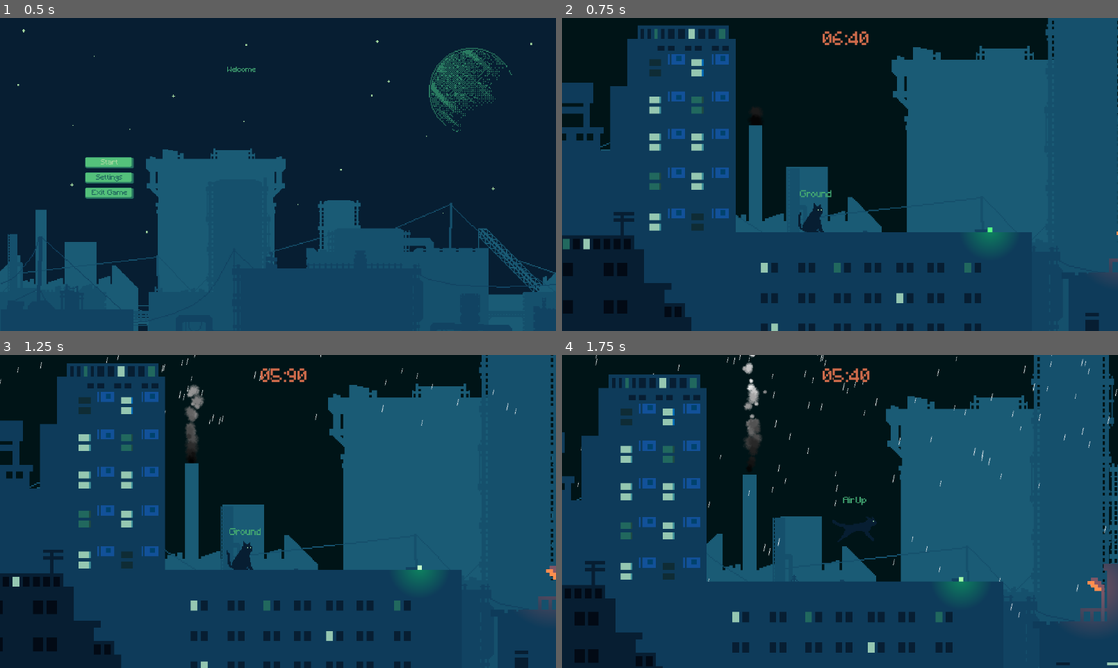
Above: before the commit, frames 1-4 (two rows, left to right).
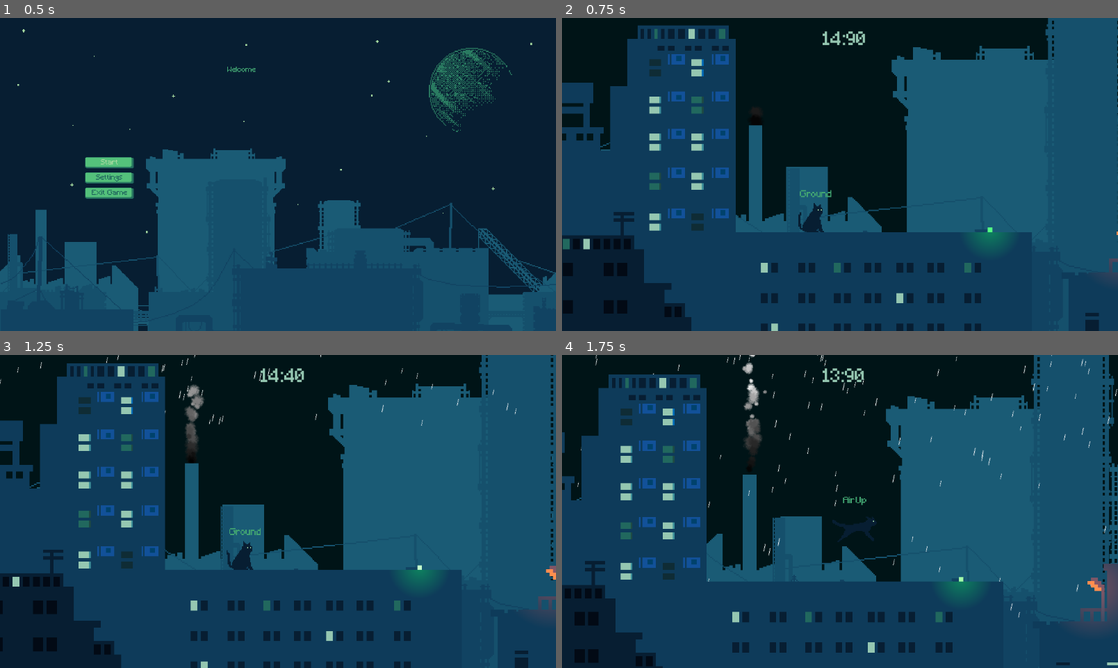
Above: after the commit, the same moments.

Repository: DEVizzent/mermelada-jam-2023
Game: Godot game, scene res://Inicio/StartMenu.tscn
Same seed, same stepped clock (60 frames per second), same inputs: the game is played once before the commit and once after it.
Inputs (mouse positions are in pixels of both pictures, inside the frame that each line leads up to):
- Up to frame 1 (0.5 s): no input
- Up to frame 2 (0.75 s): click "Start" at 0.5 s
- Up to frame 3 (1.25 s): no input
- Up to frame 4 (1.75 s): move the mouse to (962, 495) at 1.27 s; hold Right (ui_right) from 1.28 s (still down); click (962, 495) at 1.42 s; tap Space (jump) at 1.52 s

Frame 1 is identical in both runs. In frame 2, 0.3% of the frame differs, in the area x 46-56%, y 4-9%; in frame 3, 0.3%; in frame 4, 0.3%.

Commit message:
bloque reohutilitables, ahora esta aacito el levl 1 al iniciar

Diff:
--- a/FinishCats/finish_cats.tscn
+++ b/FinishCats/finish_cats.tscn
@@ -1,7 +1,7 @@
 [gd_scene load_steps=139 format=3 uid="uid://d2iacsk4tnmw"]
 
-[ext_resource type="Texture2D" uid="uid://l52sp2ahjcht" path="res://Levels/Level1/Assets/lying-cat1.png" id="1_aapup"]
-[ext_resource type="Texture2D" uid="uid://diucnkaj2xmjn" path="res://Levels/Level1/Assets/lying-cat2.png" id="2_ap0ud"]
+[ext_resource type="Texture2D" uid="uid://l52sp2ahjcht" path="res://Levels/Assets/lying-cat1.png" id="1_aapup"]
+[ext_resource type="Texture2D" uid="uid://diucnkaj2xmjn" path="res://Levels/Assets/lying-cat2.png" id="2_ap0ud"]
 
 [sub_resource type="AtlasTexture" id="AtlasTexture_uplc5"]
 atlas = ExtResource("1_aapup")
--- a/Inicio/StartMenu.tscn
+++ b/Inicio/StartMenu.tscn
@@ -3,10 +3,10 @@
 [ext_resource type="Script" path="res://Inicio/StartMenu.gd" id="1_keq2j"]
 [ext_resource type="Script" path="res://Inicio/ButtonJumpScene.gd" id="1_wqmyn"]
 [ext_resource type="PackedScene" uid="uid://cl4ayh8478a6v" path="res://Settings/Settings.tscn" id="2_4tn62"]
-[ext_resource type="PackedScene" uid="uid://ch4qu2cv74nik" path="res://Levels/Level1/Level1.tscn" id="2_26uak"]
 [ext_resource type="Texture2D" uid="uid://ccxvwsthy6mhk" path="res://Inicio/Background.png" id="2_mt6pw"]
-[ext_resource type="Theme" uid="uid://cjtm05baiqrbl" path="res://Settings/ButtonTheme.tres" id="4_cceg4"]
+[ext_resource type="Theme" uid="uid://b0exg8l2a4x7f" path="res://Settings/ButtonTheme.tres" id="4_cceg4"]
 [ext_resource type="AudioStream" uid="uid://c3b4wpj0lnnj1" path="res://Inicio/Menu.wav" id="5_qw5x1"]
+[ext_resource type="PackedScene" uid="uid://yhc18mcq1uk7" path="res://Levels/Level2/Level2.tscn" id="6_slwkk"]
 
 [node name="StartMenu" type="Node2D"]
 script = ExtResource("1_keq2j")
@@ -44,7 +44,7 @@
 layout_mode = 2
 text = "Start"
 script = ExtResource("1_wqmyn")
-nextScene = ExtResource("2_26uak")
+nextScene = ExtResource("6_slwkk")
 
 [node name="SettingsButton" type="Button" parent="CenterContainer/VBoxContainer"]
 layout_mode = 2
--- /dev/null
+++ b/Levels/BloquesReutilizables/bloque_1.tscn
@@ -0,0 +1,23 @@
+[gd_scene load_steps=3 format=3 uid="uid://m1ogxiuopf84"]
+
+[ext_resource type="Texture2D" uid="uid://c5co4d52unj43" path="res://Levels/Assets/b1.png" id="1_nvy3y"]
+[ext_resource type="PackedScene" uid="uid://dhxdgsmkhja1y" path="res://LightEnvironment/green_light.tscn" id="2_swfp0"]
+
+[node name="Bloque1" type="Node2D"]
+
+[node name="B1" type="Sprite2D" parent="."]
+position = Vector2(-27, 67)
+scale = Vector2(3, 3)
+texture = ExtResource("1_nvy3y")
+
+[node name="StaticBody2D" type="StaticBody2D" parent="."]
+position = Vector2(-27, 67)
+scale = Vector2(3, 3)
+
+[node name="CpB1" type="CollisionPolygon2D" parent="StaticBody2D"]
+visible = false
+position = Vector2(-141, -99.6667)
+scale = Vector2(0.333333, 0.333333)
+polygon = PackedVector2Array(-1, -6, 314, -8, 315, 368, 840, 368, 844, 633, 0, 630)
+
+[node name="GreenLight" parent="." instance=ExtResource("2_swfp0")]
--- /dev/null
+++ b/Levels/BloquesReutilizables/bloque_2.tscn
@@ -0,0 +1,152 @@
+[gd_scene load_steps=20 format=3 uid="uid://bonv1t645efqn"]
+
+[ext_resource type="Texture2D" uid="uid://bu8sv3c7h250f" path="res://Levels/Assets/b2.png" id="1_grpfd"]
+[ext_resource type="PackedScene" uid="uid://brr2ppmwcwy00" path="res://LightEnvironment/orange_farol.tscn" id="2_wxyph"]
+[ext_resource type="Texture2D" uid="uid://bccpcdopfv7jj" path="res://Levels/Assets/green-light-1.png" id="3_e0dhl"]
+[ext_resource type="Texture2D" uid="uid://eyxd0f56xkpy" path="res://Levels/Assets/orange-farol.png" id="4_ww6hm"]
+
+[sub_resource type="AtlasTexture" id="AtlasTexture_0srnh"]
+atlas = ExtResource("3_e0dhl")
+region = Rect2(0, 0, 8, 8)
+
+[sub_resource type="AtlasTexture" id="AtlasTexture_ttt05"]
+atlas = ExtResource("3_e0dhl")
+region = Rect2(8, 0, 8, 8)
+
+[sub_resource type="AtlasTexture" id="AtlasTexture_t2irh"]
+atlas = ExtResource("3_e0dhl")
+region = Rect2(16, 0, 8, 8)
+
+[sub_resource type="AtlasTexture" id="AtlasTexture_yrqoh"]
+atlas = ExtResource("3_e0dhl")
+region = Rect2(24, 0, 8, 8)
+
+[sub_resource type="AtlasTexture" id="AtlasTexture_m8rnm"]
+atlas = ExtResource("3_e0dhl")
+region = Rect2(32, 0, 8, 8)
+
+[sub_resource type="AtlasTexture" id="AtlasTexture_frr0f"]
+atlas = ExtResource("3_e0dhl")
+region = Rect2(40, 0, 8, 8)
+
+[sub_resource type="AtlasTexture" id="AtlasTexture_vohox"]
+atlas = ExtResource("3_e0dhl")
+region = Rect2(48, 0, 8, 8)
+
+[sub_resource type="AtlasTexture" id="AtlasTexture_svxkp"]
+atlas = ExtResource("3_e0dhl")
+region = Rect2(56, 0, 8, 8)
+
+[sub_resource type="AtlasTexture" id="AtlasTexture_ea81g"]
+atlas = ExtResource("3_e0dhl")
+region = Rect2(64, 0, 8, 8)
+
+[sub_resource type="SpriteFrames" id="SpriteFrames_w5133"]
+animations = [{
+"frames": [{
+"duration": 1.0,
+"texture": SubResource("AtlasTexture_0srnh")
+}, {
+"duration": 1.0,
+"texture": SubResource("AtlasTexture_ttt05")
+}, {
+"duration": 1.0,
+"texture": SubResource("AtlasTexture_t2irh")
+}, {
+"duration": 1.0,
+"texture": SubResource("AtlasTexture_yrqoh")
+}, {
+"duration": 1.0,
+"texture": SubResource("AtlasTexture_m8rnm")
+}, {
+"duration": 1.0,
+"texture": SubResource("AtlasTexture_frr0f")
+}, {
+"duration": 1.0,
+"texture": SubResource("AtlasTexture_vohox")
+}, {
+"duration": 1.0,
+"texture": SubResource("AtlasTexture_svxkp")
+}, {
+"duration": 1.0,
+"texture": SubResource("AtlasTexture_ea81g")
+}],
+"loop": true,
+"name": &"default",
+"speed": 12.0
+}]
+
+[sub_resource type="Gradient" id="Gradient_ngmus"]
+offsets = PackedFloat32Array(0, 0.709677)
+colors = PackedColorArray(1, 1, 1, 1, 0, 0, 0, 1)
+
+[sub_resource type="GradientTexture2D" id="GradientTexture2D_7tcdf"]
+gradient = SubResource("Gradient_ngmus")
+fill = 1
+fill_from = Vector2(0.5, 0.5)
+
+[sub_resource type="AtlasTexture" id="AtlasTexture_xcqe3"]
+atlas = ExtResource("4_ww6hm")
+region = Rect2(0, 0, 10, 26)
+
+[sub_resource type="AtlasTexture" id="AtlasTexture_0bb50"]
+atlas = ExtResource("4_ww6hm")
+region = Rect2(10, 0, 10, 26)
+
+[sub_resource type="SpriteFrames" id="SpriteFrames_ist40"]
+animations = [{
+"frames": [{
+"duration": 1.0,
+"texture": SubResource("AtlasTexture_xcqe3")
+}, {
+"duration": 1.0,
+"texture": SubResource("AtlasTexture_0bb50")
+}],
+"loop": true,
+"name": &"default",
+"speed": 8.0
+}]
+
+[node name="Bloque2" type="Node2D"]
+
+[node name="StaticBody2D" type="StaticBody2D" parent="."]
+position = Vector2(629.5, 241.2)
+scale = Vector2(3, 3)
+
+[node name="CpB2" type="CollisionPolygon2D" parent="StaticBody2D"]
+visible = false
+position = Vector2(0.166656, -16.4)
+scale = Vector2(0.333333, 0.333333)
+polygon = PackedVector2Array(-53, 15.8, -60, -84, 131, -85, 128, 15.8, 186, 16.8, 178, 207, -189, 209, -185, 136, -173, 141, -183, 17.8)
+
+[node name="B2" type="Sprite2D" parent="."]
+position = Vector2(629.5, 241.2)
+scale = Vector2(3, 3)
+texture = ExtResource("1_grpfd")
+
+[node name="OrangeFarol" parent="." instance=ExtResource("2_wxyph")]
+rotation = 3.14159
+scale = Vector2(3, -3)
+
+[node name="GreenLight2" type="AnimatedSprite2D" parent="."]
+position = Vector2(702, 103)
+sprite_frames = SubResource("SpriteFrames_w5133")
+autoplay = "default"
+
+[node name="PointLight2D" type="PointLight2D" parent="GreenLight2"]
+position = Vector2(12, -2)
+color = Color(0, 4.01176, 0.188235, 0.309804)
+texture = SubResource("GradientTexture2D_7tcdf")
+texture_scale = 1.75
+
+[node name="OrangeFarol2" type="AnimatedSprite2D" parent="."]
+position = Vector2(776, 171)
+scale = Vector2(3, 3)
+sprite_frames = SubResource("SpriteFrames_ist40")
+autoplay = "default"
+frame_progress = 0.463731
+
+[node name="PointLight2D" type="PointLight2D" parent="OrangeFarol2"]
+position = Vector2(1.33334, -7)
+color = Color(76.93, 3.55, 0.6, 0.1)
+texture = SubResource("GradientTexture2D_7tcdf")
--- /dev/null
+++ b/Levels/BloquesReutilizables/bloque_3.tscn
@@ -0,0 +1,134 @@
+[gd_scene load_steps=15 format=3 uid="uid://bg00sa1mtcdsx"]
+
+[ext_resource type="Texture2D" uid="uid://cioa2wvh8jiyk" path="res://Levels/Assets/b3.png" id="1_38ygc"]
+[ext_resource type="Texture2D" uid="uid://bccpcdopfv7jj" path="res://Levels/Assets/green-light-1.png" id="2_fpmqc"]
+
+[sub_resource type="AtlasTexture" id="AtlasTexture_0srnh"]
+atlas = ExtResource("2_fpmqc")
+region = Rect2(0, 0, 8, 8)
+
+[sub_resource type="AtlasTexture" id="AtlasTexture_ttt05"]
+atlas = ExtResource("2_fpmqc")
+region = Rect2(8, 0, 8, 8)
+
+[sub_resource type="AtlasTexture" id="AtlasTexture_t2irh"]
+atlas = ExtResource("2_fpmqc")
+region = Rect2(16, 0, 8, 8)
+
+[sub_resource type="AtlasTexture" id="AtlasTexture_yrqoh"]
+atlas = ExtResource("2_fpmqc")
+region = Rect2(24, 0, 8, 8)
+
+[sub_resource type="AtlasTexture" id="AtlasTexture_m8rnm"]
+atlas = ExtResource("2_fpmqc")
+region = Rect2(32, 0, 8, 8)
+
+[sub_resource type="AtlasTexture" id="AtlasTexture_frr0f"]
+atlas = ExtResource("2_fpmqc")
+region = Rect2(40, 0, 8, 8)
+
+[sub_resource type="AtlasTexture" id="AtlasTexture_vohox"]
+atlas = ExtResource("2_fpmqc")
+region = Rect2(48, 0, 8, 8)
+
+[sub_resource type="AtlasTexture" id="AtlasTexture_svxkp"]
+atlas = ExtResource("2_fpmqc")
+region = Rect2(56, 0, 8, 8)
+
+[sub_resource type="AtlasTexture" id="AtlasTexture_ea81g"]
+atlas = ExtResource("2_fpmqc")
+region = Rect2(64, 0, 8, 8)
+
+[sub_resource type="SpriteFrames" id="SpriteFrames_w5133"]
+animations = [{
+"frames": [{
+"duration": 1.0,
+"texture": SubResource("AtlasTexture_0srnh")
+}, {
+"duration": 1.0,
+"texture": SubResource("AtlasTexture_ttt05")
+}, {
+"duration": 1.0,
+"texture": SubResource("AtlasTexture_t2irh")
+}, {
+"duration": 1.0,
+"texture": SubResource("AtlasTexture_yrqoh")
+}, {
+"duration": 1.0,
+"texture": SubResource("AtlasTexture_m8rnm")
+}, {
+"duration": 1.0,
+"texture": SubResource("AtlasTexture_frr0f")
+}, {
+"duration": 1.0,
+"texture": SubResource("AtlasTexture_vohox")
+}, {
+"duration": 1.0,
+"texture": SubResource("AtlasTexture_svxkp")
+}, {
+"duration": 1.0,
+"texture": SubResource("AtlasTexture_ea81g")
+}],
+"loop": true,
+"name": &"default",
+"speed": 12.0
+}]
+
+[sub_resource type="Gradient" id="Gradient_ngmus"]
+offsets = PackedFloat32Array(0, 0.709677)
+colors = PackedColorArray(1, 1, 1, 1, 0, 0, 0, 1)
+
+[sub_resource type="GradientTexture2D" id="GradientTexture2D_7tcdf"]
+gradient = SubResource("Gradient_ngmus")
+fill = 1
+fill_from = Vector2(0.5, 0.5)
+
+[node name="Bloque3" type="Node2D"]
+
+[node name="StaticBody2D" type="StaticBody2D" parent="."]
+position = Vector2(1001.1, 245)
+scale = Vector2(3, 3)
+
+[node name="CpB3" type="CollisionPolygon2D" parent="StaticBody2D"]
+visible = false
+position = Vector2(4.33331, -21.3333)
+scale = Vector2(0.333333, 0.333333)
+polygon = PackedVector2Array(-39, 283, -40, -95, -82, -94, -81, -107, 55, -107, 55, -95, 43, -95, 45, 281)
+
+[node name="B3" type="Sprite2D" parent="."]
+position = Vector2(1001.1, 245)
+scale = Vector2(3, 3)
+texture = ExtResource("1_38ygc")
+
+[node name="GreenLight3" type="AnimatedSprite2D" parent="."]
+position = Vector2(976, 36)
+sprite_frames = SubResource("SpriteFrames_w5133")
+autoplay = "default"
+
+[node name="PointLight2D" type="PointLight2D" parent="GreenLight3"]
+position = Vector2(12, -2)
+color = Color(0, 4.01176, 0.188235, 0.309804)
+texture = SubResource("GradientTexture2D_7tcdf")
+texture_scale = 1.75
+
+[node name="GreenLight4" type="AnimatedSprite2D" parent="."]
+position = Vector2(1016, 36)
+sprite_frames = SubResource("SpriteFrames_w5133")
+autoplay = "default"
+
+[node name="PointLight2D" type="PointLight2D" parent="GreenLight4"]
+position = Vector2(12, -2)
+color = Color(0, 4.01176, 0.188235, 0.309804)
+texture = SubResource("GradientTexture2D_7tcdf")
+texture_scale = 1.75
+
+[node name="GreenLight5" type="AnimatedSprite2D" parent="."]
+position = Vector2(1056, 36)
+sprite_frames = SubResource("SpriteFrames_w5133")
+autoplay = "default"
+
+[node name="PointLight2D" type="PointLight2D" parent="GreenLight5"]
+position = Vector2(12, -2)
+color = Color(0, 4.01176, 0.188235, 0.309804)
+texture = SubResource("GradientTexture2D_7tcdf")
+texture_scale = 1.75
--- /dev/null
+++ b/Levels/BloquesReutilizables/bloque_final.tscn
@@ -0,0 +1,23 @@
+[gd_scene load_steps=3 format=3 uid="uid://dhcqkivmh5tqg"]
+
+[ext_resource type="Texture2D" uid="uid://mkwnuv6bundi" path="res://Levels/Assets/b4.png" id="1_j4fok"]
+[ext_resource type="PackedScene" uid="uid://d2iacsk4tnmw" path="res://FinishCats/finish_cats.tscn" id="2_vqk2g"]
+
+[node name="BloqueFinal" type="Node2D"]
+
+[node name="StaticBody2D" type="StaticBody2D" parent="."]
+position = Vector2(1495, 268)
+scale = Vector2(3, 3)
+
+[node name="CpB4" type="CollisionPolygon2D" parent="StaticBody2D"]
+visible = false
+position = Vector2(1.66666, -33.6667)
+scale = Vector2(0.333333, 0.333333)
+polygon = PackedVector2Array(-161, -16, -277, 44, -278, 219, 271, 221, 270, 43, 150, -18)
+
+[node name="B4" type="Sprite2D" parent="."]
+position = Vector2(1495, 268)
+scale = Vector2(3, 3)
+texture = ExtResource("1_j4fok")
+
+[node name="FinishCats" parent="." instance=ExtResource("2_vqk2g")]
--- a/Levels/Level1/Level1.tscn
+++ b/Levels/Level1/Level1.tscn
@@ -10,49 +10,49 @@
 [ext_resource type="PackedScene" uid="uid://bt0q7q5tfblkb" path="res://Levels/Parallax/ParallaxBackground.tscn" id="9_folwc"]
 [ext_resource type="PackedScene" uid="uid://brr2ppmwcwy00" path="res://LightEnvironment/orange_farol.tscn" id="9_rh46a"]
 [ext_resource type="PackedScene" uid="uid://dhxdgsmkhja1y" path="res://LightEnvironment/green_light.tscn" id="10_72n1b"]
-[ext_resource type="Texture2D" uid="uid://cioa2wvh8jiyk" path="res://Levels/Level1/Assets/b3.png" id="10_kjhee"]
-[ext_resource type="Texture2D" uid="uid://c5co4d52unj43" path="res://Levels/Level1/Assets/b1.png" id="10_nmo5c"]
-[ext_resource type="Texture2D" uid="uid://bu8sv3c7h250f" path="res://Levels/Level1/Assets/b2.png" id="10_oxdxp"]
-[ext_resource type="Texture2D" uid="uid://mkwnuv6bundi" path="res://Levels/Level1/Assets/b4.png" id="12_dsrjg"]
-[ext_resource type="Texture2D" uid="uid://bccpcdopfv7jj" path="res://Levels/Level1/Assets/green-light-1.png" id="13_2b8jl"]
-[ext_resource type="Texture2D" uid="uid://eyxd0f56xkpy" path="res://Levels/Level1/Assets/orange-farol.png" id="13_tiy0v"]
+[ext_resource type="Texture2D" uid="uid://bccpcdopfv7jj" path="res://Levels/Assets/green-light-1.png" id="11_uguii"]
+[ext_resource type="Texture2D" uid="uid://eyxd0f56xkpy" path="res://Levels/Assets/orange-farol.png" id="12_3mjsw"]
+[ext_resource type="Texture2D" uid="uid://c5co4d52unj43" path="res://Levels/Assets/b1.png" id="13_e2jjv"]
+[ext_resource type="Texture2D" uid="uid://bu8sv3c7h250f" path="res://Levels/Assets/b2.png" id="14_orwlf"]
+[ext_resource type="Texture2D" uid="uid://cioa2wvh8jiyk" path="res://Levels/Assets/b3.png" id="15_o5btw"]
+[ext_resource type="Texture2D" uid="uid://mkwnuv6bundi" path="res://Levels/Assets/b4.png" id="16_krp2e"]
 [ext_resource type="PackedScene" uid="uid://ck3p64601iieq" path="res://DeathZone/DeathZone.tscn" id="17_qk768"]
 [ext_resource type="PackedScene" uid="uid://d2iacsk4tnmw" path="res://FinishCats/finish_cats.tscn" id="18_xd8en"]
 
 [sub_resource type="AtlasTexture" id="AtlasTexture_0srnh"]
-atlas = ExtResource("13_2b8jl")
+atlas = ExtResource("11_uguii")
 region = Rect2(0, 0, 8, 8)
 
 [sub_resource type="AtlasTexture" id="AtlasTexture_ttt05"]
-atlas = ExtResource("13_2b8jl")
+atlas = ExtResource("11_uguii")
 region = Rect2(8, 0, 8, 8)
 
 [sub_resource type="AtlasTexture" id="AtlasTexture_t2irh"]
-atlas = ExtResource("13_2b8jl")
+atlas = ExtResource("11_uguii")
 region = Rect2(16, 0, 8, 8)
 
 [sub_resource type="AtlasTexture" id="AtlasTexture_yrqoh"]
-atlas = ExtResource("13_2b8jl")
+atlas = ExtResource("11_uguii")
 region = Rect2(24, 0, 8, 8)
 
 [sub_resource type="AtlasTexture" id="AtlasTexture_m8rnm"]
-atlas = ExtResource("13_2b8jl")
+atlas = ExtResource("11_uguii")
 region = Rect2(32, 0, 8, 8)
 
 [sub_resource type="AtlasTexture" id="AtlasTexture_frr0f"]
-atlas = ExtResource("13_2b8jl")
+atlas = ExtResource("11_uguii")
 region = Rect2(40, 0, 8, 8)
 
 [sub_resource type="AtlasTexture" id="AtlasTexture_vohox"]
-atlas = ExtResource("13_2b8jl")
+atlas = ExtResource("11_uguii")
 region = Rect2(48, 0, 8, 8)
 
 [sub_resource type="AtlasTexture" id="AtlasTexture_svxkp"]
-atlas = ExtResource("13_2b8jl")
+atlas = ExtResource("11_uguii")
 region = Rect2(56, 0, 8, 8)
 
 [sub_resource type="AtlasTexture" id="AtlasTexture_ea81g"]
-atlas = ExtResource("13_2b8jl")
+atlas = ExtResource("11_uguii")
 region = Rect2(64, 0, 8, 8)
 
 [sub_resource type="SpriteFrames" id="SpriteFrames_w5133"]
@@ -100,11 +100,11 @@
 fill_from = Vector2(0.5, 0.5)
 
 [sub_resource type="AtlasTexture" id="AtlasTexture_xcqe3"]
-atlas = ExtResource("13_tiy0v")
+atlas = ExtResource("12_3mjsw")
 region = Rect2(0, 0, 10, 26)
 
 [sub_resource type="AtlasTexture" id="AtlasTexture_0bb50"]
-atlas = ExtResource("13_tiy0v")
+atlas = ExtResource("12_3mjsw")
 region = Rect2(10, 0, 10, 26)
 
 [sub_resource type="SpriteFrames" id="SpriteFrames_ist40"]
@@ -217,7 +217,7 @@
 [node name="B1" type="Sprite2D" parent="Platforms"]
 position = Vector2(-27, 67)
 scale = Vector2(3, 3)
-texture = ExtResource("10_nmo5c")
+texture = ExtResource("13_e2jjv")
 
 [node name="CpB1" type="CollisionPolygon2D" parent="Platforms"]
 visible = false
@@ -227,7 +227,7 @@
 [node name="B2" type="Sprite2D" parent="Platforms"]
 position = Vector2(629.5, 241.2)
 scale = Vector2(3, 3)
-texture = ExtResource("10_oxdxp")
+texture = ExtResource("14_orwlf")
 
 [node name="CpB2" type="CollisionPolygon2D" parent="Platforms"]
 visible = false
@@ -237,7 +237,7 @@
 [node name="B3" type="Sprite2D" parent="Platforms"]
 position = Vector2(1001.1, 245)
 scale = Vector2(3, 3)
-texture = ExtResource("10_kjhee")
+texture = ExtResource("15_o5btw")
 
 [node name="CpB3" type="CollisionPolygon2D" parent="Platforms"]
 visible = false
@@ -247,7 +247,7 @@
 [node name="B4" type="Sprite2D" parent="Platforms"]
 position = Vector2(1495, 268)
 scale = Vector2(3, 3)
-texture = ExtResource("12_dsrjg")
+texture = ExtResource("16_krp2e")
 
 [node name="CpB4" type="CollisionPolygon2D" parent="Platforms"]
 visible = false
--- /dev/null
+++ b/Levels/Level2/Level2.tscn
@@ -0,0 +1,61 @@
+[gd_scene load_steps=14 format=3 uid="uid://yhc18mcq1uk7"]
+
+[ext_resource type="Script" path="res://Levels/Level.gd" id="1_vdmso"]
+[ext_resource type="PackedScene" uid="uid://dwsqgd4tix7bb" path="res://HeaderLevelBar/header_bar.tscn" id="2_l5spm"]
+[ext_resource type="PackedScene" uid="uid://c71545ntm6a25" path="res://Player/Player.tscn" id="3_1cgcy"]
+[ext_resource type="PackedScene" uid="uid://61rh154cdswe" path="res://StarsRain/StarsRain.tscn" id="4_pegvf"]
+[ext_resource type="PackedScene" uid="uid://hop855rd06b8" path="res://Levels/LevelGoalArea.tscn" id="5_ysqjd"]
+[ext_resource type="PackedScene" uid="uid://bueyv6qwi0jrw" path="res://StarsRain/EstrellaFugaz/SpawnerEstrellas/spawner_estrellas.tscn" id="6_cr1db"]
+[ext_resource type="PackedScene" uid="uid://6eolvn4p0iw7" path="res://RainEnviroment/rain_enviroment_particles.tscn" id="7_pqypc"]
+[ext_resource type="PackedScene" uid="uid://bt0q7q5tfblkb" path="res://Levels/Parallax/ParallaxBackground.tscn" id="8_wymu4"]
+[ext_resource type="PackedScene" uid="uid://m1ogxiuopf84" path="res://Levels/BloquesReutilizables/bloque_1.tscn" id="9_k3x7e"]
+[ext_resource type="PackedScene" uid="uid://bonv1t645efqn" path="res://Levels/BloquesReutilizables/bloque_2.tscn" id="10_0oj1w"]
+[ext_resource type="PackedScene" uid="uid://bg00sa1mtcdsx" path="res://Levels/BloquesReutilizables/bloque_3.tscn" id="11_ocuuo"]
+[ext_resource type="PackedScene" uid="uid://dhcqkivmh5tqg" path="res://Levels/BloquesReutilizables/bloque_final.tscn" id="12_eyiku"]
+[ext_resource type="PackedScene" uid="uid://ck3p64601iieq" path="res://DeathZone/DeathZone.tscn" id="17_rjag8"]
+
+[node name="Level2" type="Node2D" groups=["level"]]
+script = ExtResource("1_vdmso")
+word = "ferter"
+time_to_complete = 15.0
+
+[node name="HeaderBar" parent="." instance=ExtResource("2_l5spm")]
+
+[node name="Player" parent="." groups=["player"] instance=ExtResource("3_1cgcy")]
+position = Vector2(0, 118)
+collision_mask = 9
+
+[node name="StarsRain" parent="." node_paths=PackedStringArray("player", "goal_area") instance=ExtResource("4_pegvf")]
+player = NodePath("../Player")
+goal_area = NodePath("../LevelGoalArea")
+debug = false
+
+[node name="LevelGoalArea" parent="." instance=ExtResource("5_ysqjd")]
+position = Vector2(2081, -47)
+
+[node name="SpawnerEstrellas" parent="." instance=ExtResource("6_cr1db")]
+position = Vector2(2, -65)
+
+[node name="RainEnviromentParticles" parent="." instance=ExtResource("7_pqypc")]
+position = Vector2(-7, -303)
+
+[node name="ParallaxBackground" parent="." instance=ExtResource("8_wymu4")]
+
+[node name="Platforms" type="Node2D" parent="."]
+
+[node name="Bloque1" parent="Platforms" instance=ExtResource("9_k3x7e")]
+
+[node name="Bloque2" parent="Platforms" instance=ExtResource("10_0oj1w")]
+
+[node name="Bloque3" parent="Platforms" instance=ExtResource("11_ocuuo")]
+
+[node name="BloqueFinal" parent="Platforms" instance=ExtResource("12_eyiku")]
+position = Vector2(506, 7)
+
+[node name="Bloque4" parent="Platforms" instance=ExtResource("11_ocuuo")]
+position = Vector2(264, -4)
+
+[node name="Bloque5" parent="Platforms" instance=ExtResource("10_0oj1w")]
+position = Vector2(972, 6)
+
+[node name="DeathZone" parent="." instance=ExtResource("17_rjag8")]
--- a/Levels/LevelGoalArea.gd
+++ b/Levels/LevelGoalArea.gd
@@ -1,4 +1,5 @@
 extends Area2D
 
-func _on_body_entered(_body):
-	EventBus.emit_signal("levelCompleted")
+func _on_body_entered(body):
+	if body.is_in_group("player"):
+		EventBus.emit_signal("levelCompleted")
--- a/LightEnvironment/green_light.tscn
+++ b/LightEnvironment/green_light.tscn
@@ -1,6 +1,6 @@
 [gd_scene load_steps=14 format=3 uid="uid://dhxdgsmkhja1y"]
 
-[ext_resource type="Texture2D" uid="uid://bccpcdopfv7jj" path="res://Levels/Level1/Assets/green-light-1.png" id="1_lkhxs"]
+[ext_resource type="Texture2D" uid="uid://bccpcdopfv7jj" path="res://Levels/Assets/green-light-1.png" id="1_lkhxs"]
 
 [sub_resource type="AtlasTexture" id="AtlasTexture_0srnh"]
 atlas = ExtResource("1_lkhxs")
--- a/LightEnvironment/orange_farol.tscn
+++ b/LightEnvironment/orange_farol.tscn
@@ -1,6 +1,6 @@
 [gd_scene load_steps=7 format=3 uid="uid://brr2ppmwcwy00"]
 
-[ext_resource type="Texture2D" uid="uid://eyxd0f56xkpy" path="res://Levels/Level1/Assets/orange-farol.png" id="1_a0jsv"]
+[ext_resource type="Texture2D" uid="uid://eyxd0f56xkpy" path="res://Levels/Assets/orange-farol.png" id="1_a0jsv"]
 
 [sub_resource type="AtlasTexture" id="AtlasTexture_xcqe3"]
 atlas = ExtResource("1_a0jsv")
--- a/Player/Player.tscn
+++ b/Player/Player.tscn
@@ -264,8 +264,9 @@
 [node name="AirDown" type="Node" parent="MachineState"]
 script = ExtResource("8_jkhww")
 
-[node name="Stop" type="Node" parent="MachineState"]
+[node name="Stop" type="Node" parent="MachineState" node_paths=PackedStringArray("walk_audio")]
 script = ExtResource("9_3crs1")
+walk_audio = NodePath("../../Walk")
 can_move = false
 
 [node name="Miaus" type="Node" parent="."]
--- a/Player/Stop.gd
+++ b/Player/Stop.gd
@@ -1,4 +1,7 @@
 extends State
 
+@export var walk_audio : AudioStreamPlayer2D
+
 func on_enter():
+	walk_audio.stop()
 	pass
Binary file added: Levels/Assets/Chimenea/Chimney.png
Not shown, added: Levels/Assets/Chimenea/Chimney.png.import
Binary file added: Levels/Assets/Chimenea/Smoke1.png
Not shown, added: Levels/Assets/Chimenea/Smoke1.png.import
Binary file added: Levels/Assets/Chimenea/Smoke2.png
Not shown, added: Levels/Assets/Chimenea/Smoke2.png.import
Binary file added: Levels/Assets/Chimenea/Smoke3.png
Not shown, changed: Levels/Assets/Chimenea/Smoke3.png.import
Binary file added: Levels/Assets/Chimenea/Smoke4.png
Not shown, added: Levels/Assets/Chimenea/Smoke4.png.import
Binary file added: Levels/Assets/Chimenea/Smoke5.png
Not shown, changed: Levels/Assets/Chimenea/Smoke5.png.import
(and 19 more such lines)
